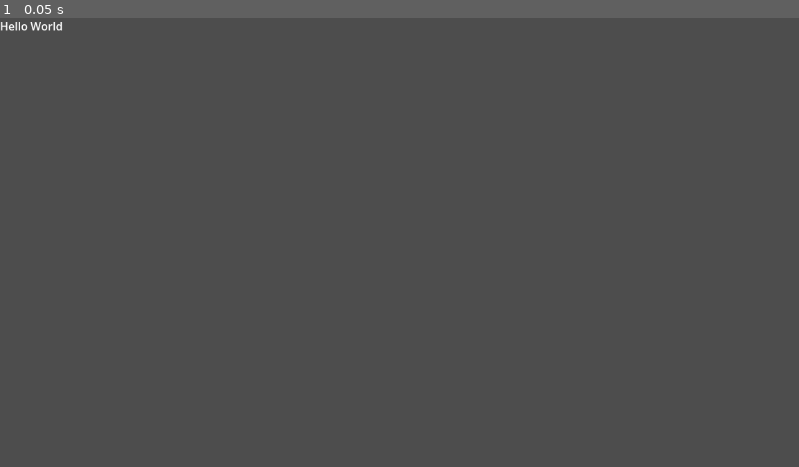
Above: before the commit, frame 1.
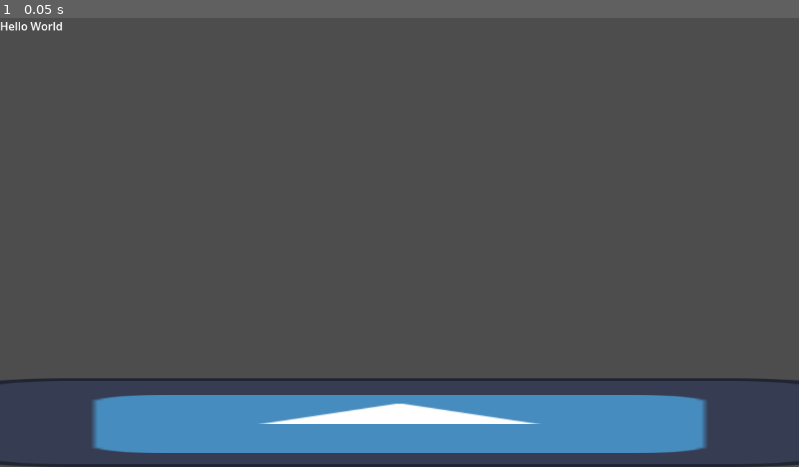
Above: after the commit, the same moment.

Repository: hasselmann-click/PiratePlatformer
Game: Godot game, scene res://my_first_scene.tscn
The game is run twice, just before and just after one commit, with the same random seed, the same clock (stepped at 60 frames per second) and the same inputs. The engine's default icon, where the game draws it, is replaced by a stand-in: a white triangle on a blue panel in a dark square.
Inputs:
- Up to frame 1 (0.05 s): no input

The runs differ from the first frame. In frame 1, 11% of the frame differs, in the area x 0-100%, y 80-100%.

Commit message:
first commit

Diff:
--- a/my_first_scene.tscn
+++ b/my_first_scene.tscn
@@ -1,8 +1,24 @@
-[gd_scene format=3 uid="uid://cno22ff8hyawo"]
+[gd_scene load_steps=3 format=3 uid="uid://cno22ff8hyawo"]
+
+[ext_resource type="Texture2D" uid="uid://dwx5tykj3sbd" path="res://icon.svg" id="1_j2eyi"]
+
+[sub_resource type="RectangleShape2D" id="RectangleShape2D_b2psy"]
+size = Vector2(128, 128)
 
 [node name="Node2D" type="Node2D"]
+metadata/_edit_horizontal_guides_ = [-136.0]
 
 [node name="Label" type="Label" parent="."]
 offset_right = 40.0
 offset_bottom = 23.0
 text = "Hello World"
+
+[node name="Floor" type="Sprite2D" parent="."]
+position = Vector2(576, 584)
+scale = Vector2(10, 1)
+texture = ExtResource("1_j2eyi")
+
+[node name="StaticBody2D" type="StaticBody2D" parent="Floor"]
+
+[node name="CollisionShape2D" type="CollisionShape2D" parent="Floor/StaticBody2D"]
+shape = SubResource("RectangleShape2D_b2psy")
